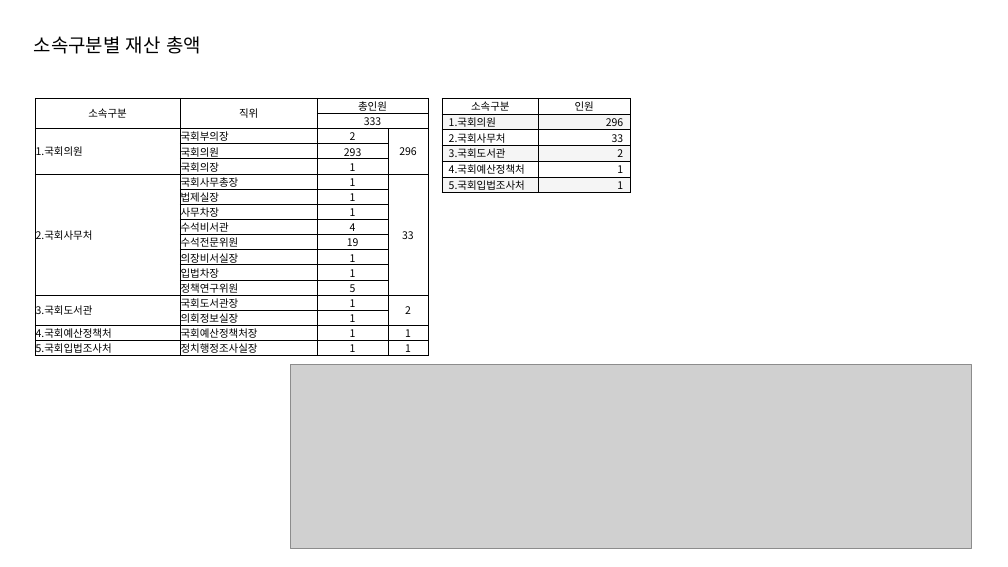
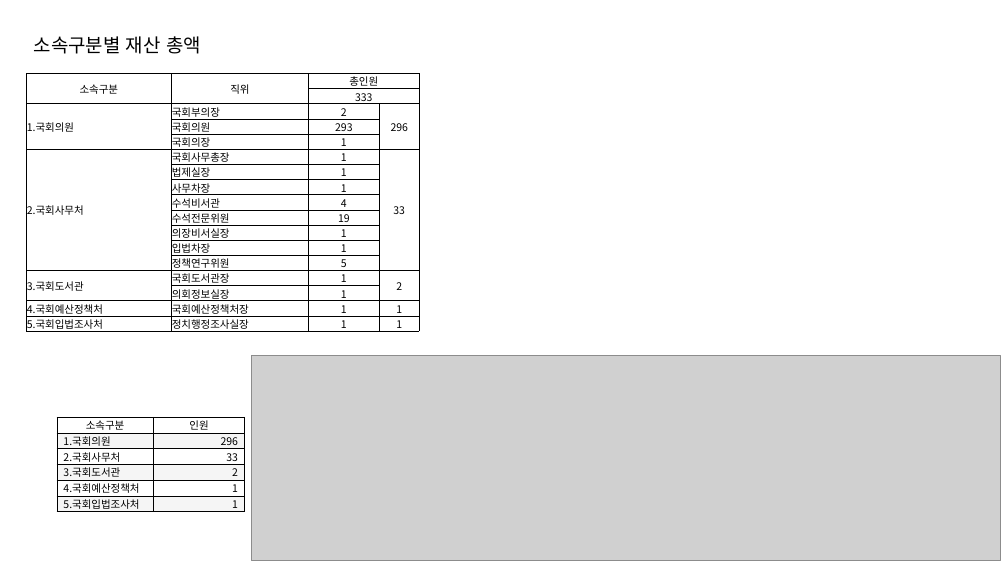
Before and after one commit to wordnbeing/sessac_visualproject, a slide deck: slide 19 of opwatch_visual_prj.pptx (slide 18 before the commit). Drawn at 1008x567 pixels with LibreOffice and Linux fonts; fonts in the diff are those of the drawing; grey boxes stand for pictures. Boxes give left, top, right and bottom in pixels: in the first picture for what was removed or moved away, otherwise in the second. Text is boxed around its words. In the diff, an @@ line names an element or a change of style, - is before the commit and + after.

```diff
--- a/opwatch_visual_prj.pptx
+++ b/opwatch_visual_prj.pptx
@@ table: place and size @@
-table at bbox=[35, 98, 428, 360]
+table at bbox=[26, 73, 420, 333]
@@ picture: place and size @@
-picture at bbox=[290, 364, 972, 548]
+picture at bbox=[252, 356, 1001, 561]
@@ table: place and size @@
-table at bbox=[442, 98, 631, 194]
+table at bbox=[57, 417, 245, 513]
```
Also in this commit, not shown: 1 other slide changed, 8 slides added, 6 other files.
